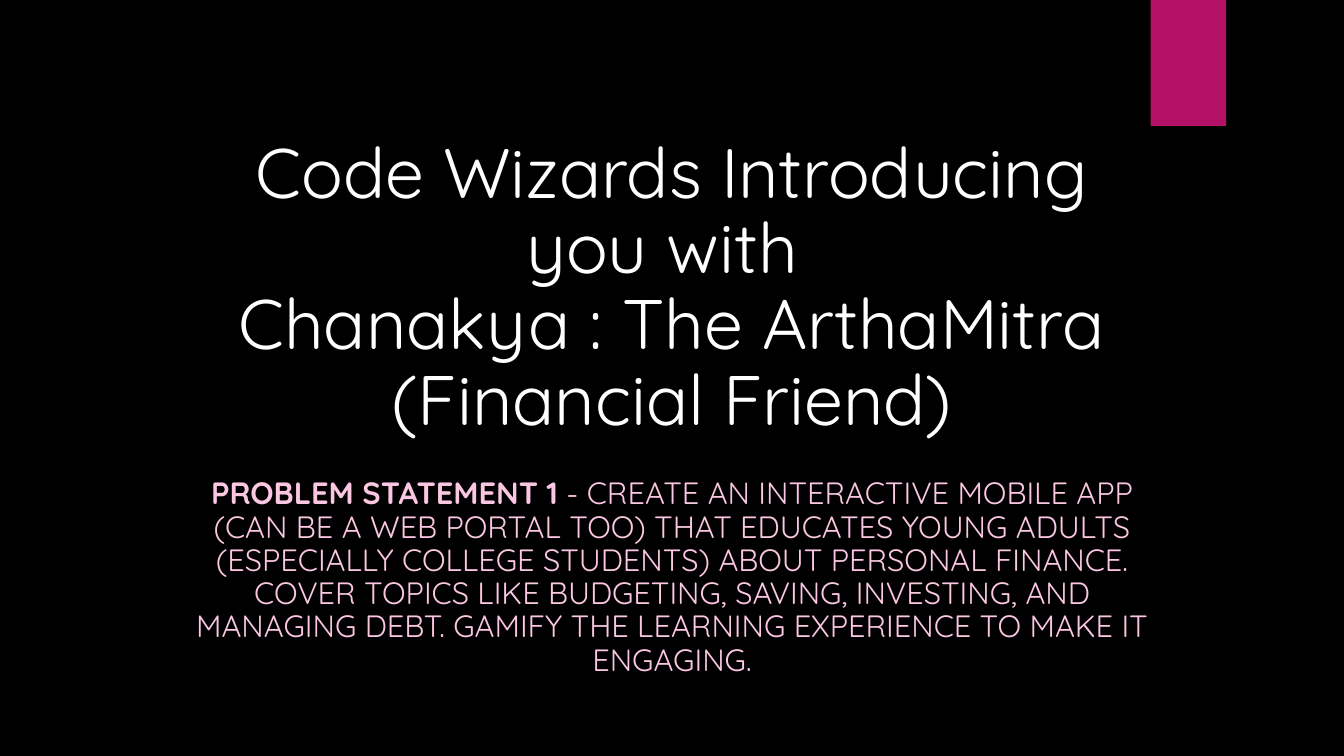
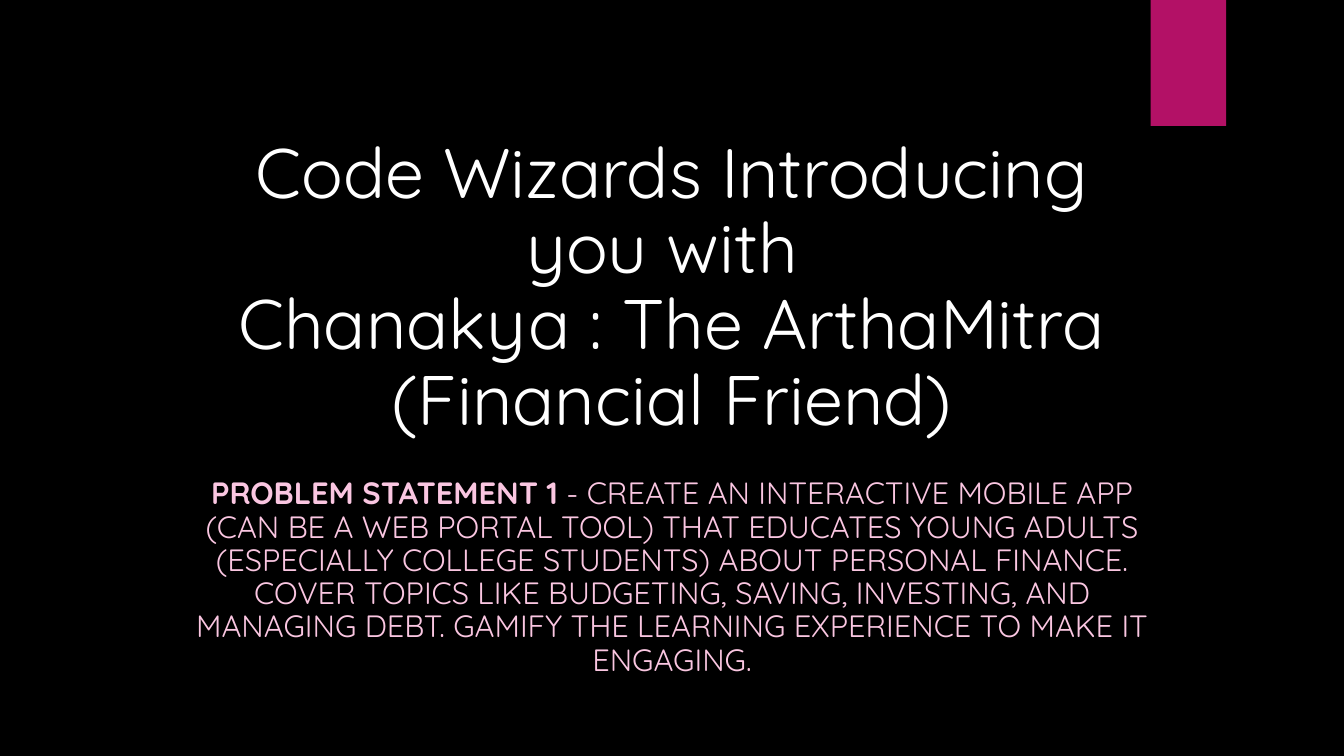
Before and after one commit to Prathamesh1407/Arth-Mitra-Financial-Literacy-Website, a slide deck: slide 1 of Hackethon_Presentation.pptx. Drawn at 1344x756 pixels with LibreOffice and Linux fonts; fonts in the diff are those of the drawing; background and template pictures are left out. Boxes give left, top, right and bottom in pixels: in the first picture for what was removed or moved away, otherwise in the second. Text is boxed around its words. In the diff, an @@ line names an element or a change of style, - is before the commit and + after.

```diff
--- a/Hackethon_Presentation.pptx
+++ b/Hackethon_Presentation.pptx
@@ subtitle at [196,482,1148,672]: text changed @@
-PROBLEM STATEMENT 1 - CREATE AN INTERACTIVE MOBILE APP (CAN BE A WEB PORTAL TOO) THAT EDUCATES YOUNG ADULTS (ESPECIALLY COLLEGE STUDENTS) ABOUT PERSONAL FINANCE. COVER TOPICS LIKE BUDGETING, SAVING, INVESTING, AND MANAGING DEBT. GAMIFY THE LEARNING EXPERIENCE TO MAKE IT ENGAGING.
+PROBLEM STATEMENT 1 - CREATE AN INTERACTIVE MOBILE APP (CAN BE A WEB PORTAL TOOL) THAT EDUCATES YOUNG ADULTS (ESPECIALLY COLLEGE STUDENTS) ABOUT PERSONAL FINANCE. COVER TOPICS LIKE BUDGETING, SAVING, INVESTING, AND MANAGING DEBT. GAMIFY THE LEARNING EXPERIENCE TO MAKE IT ENGAGING.
```
Also in this commit, not shown: 2 other files.
